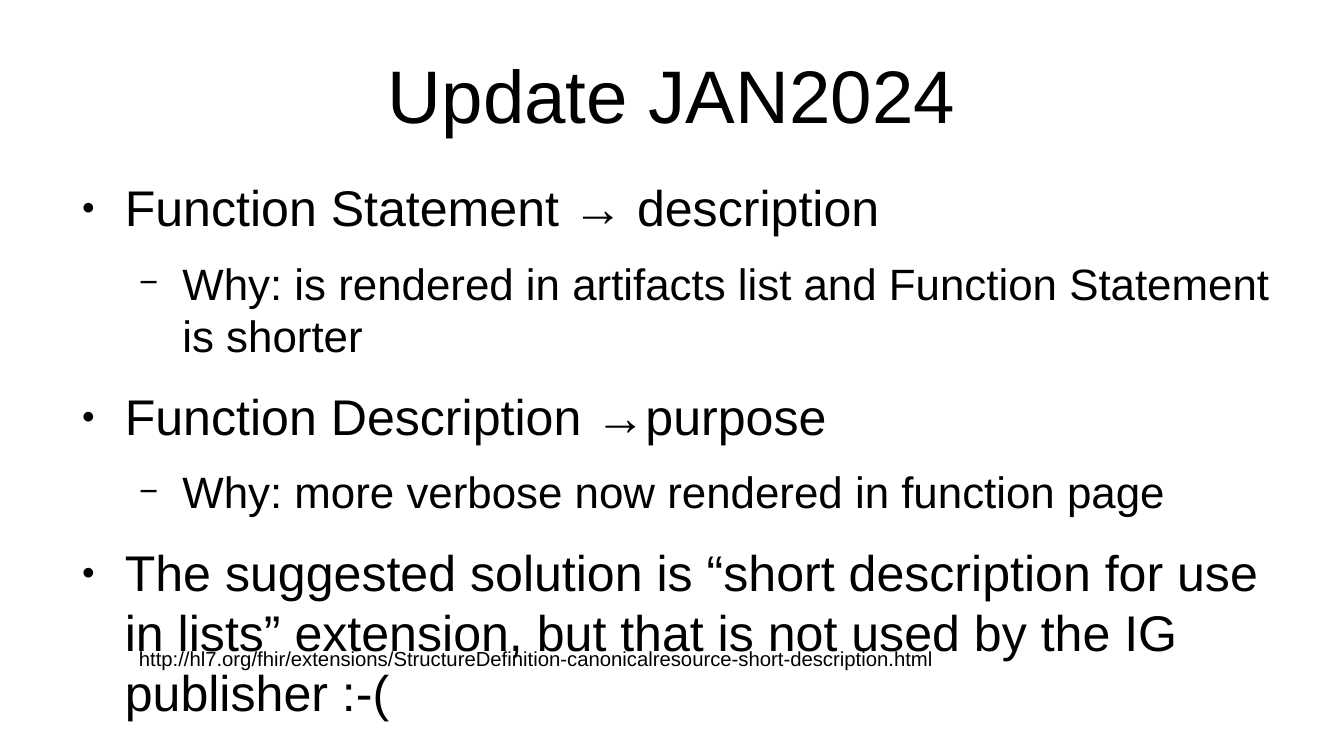
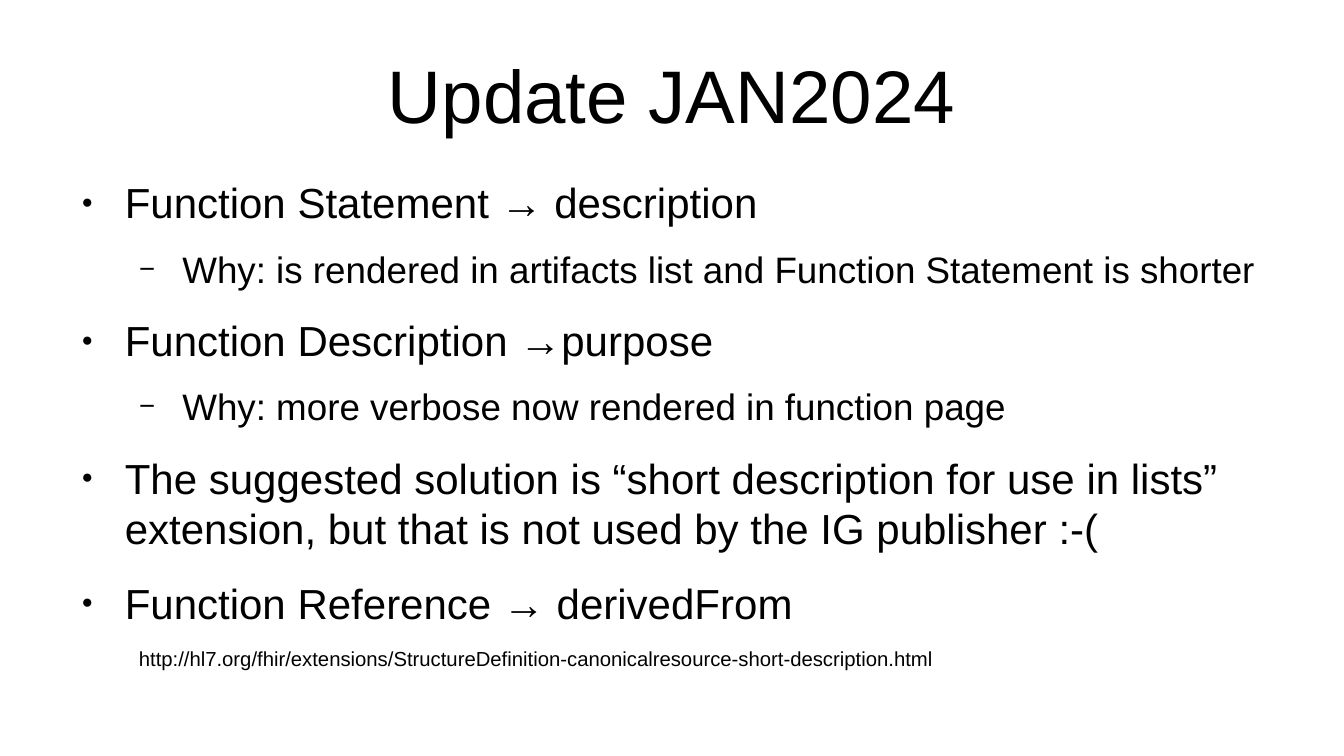
Before and after one commit to mvdzel/ehrsfm-fhir-r5, a slide deck: slide 2 of docs/ehrsfm-tool-fhir_MAY2023.odp. Drawn at 1344x756 pixels with LibreOffice and Linux fonts; fonts in the diff are those of the drawing. Boxes give left, top, right and bottom in pixels: in the first picture for what was removed or moved away, otherwise in the second. Text is boxed around its words. In the diff, an @@ line names an element or a change of style, - is before the commit and + after.

```diff
--- a/docs/ehrsfm-tool-fhir_MAY2023.odp
+++ b/docs/ehrsfm-tool-fhir_MAY2023.odp
@@ text at box(125, 187, 1254, 553): size 29.6 to 24.8 pt in "Function Statement → description", "Function Description →purpose", "The suggested solution is “short description for ..."; size 25.9 to 21.7 pt in "Why: is rendered in artifacts list and ...", "Why: more verbose now rendered in function ..." @@
@@ text at box(125, 588, 793, 620): paragraph added @@
+● Function Reference → derivedFrom
```
Also in this commit, not shown: 6 other files.
